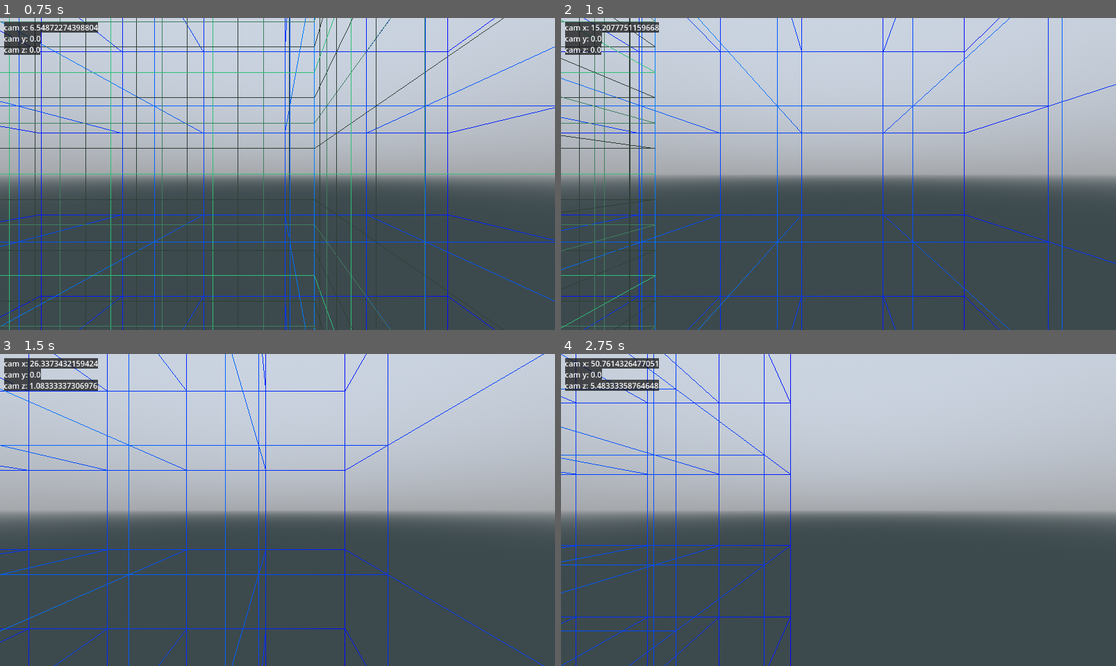
Above: before the commit, frames 1-4 (two rows, left to right).
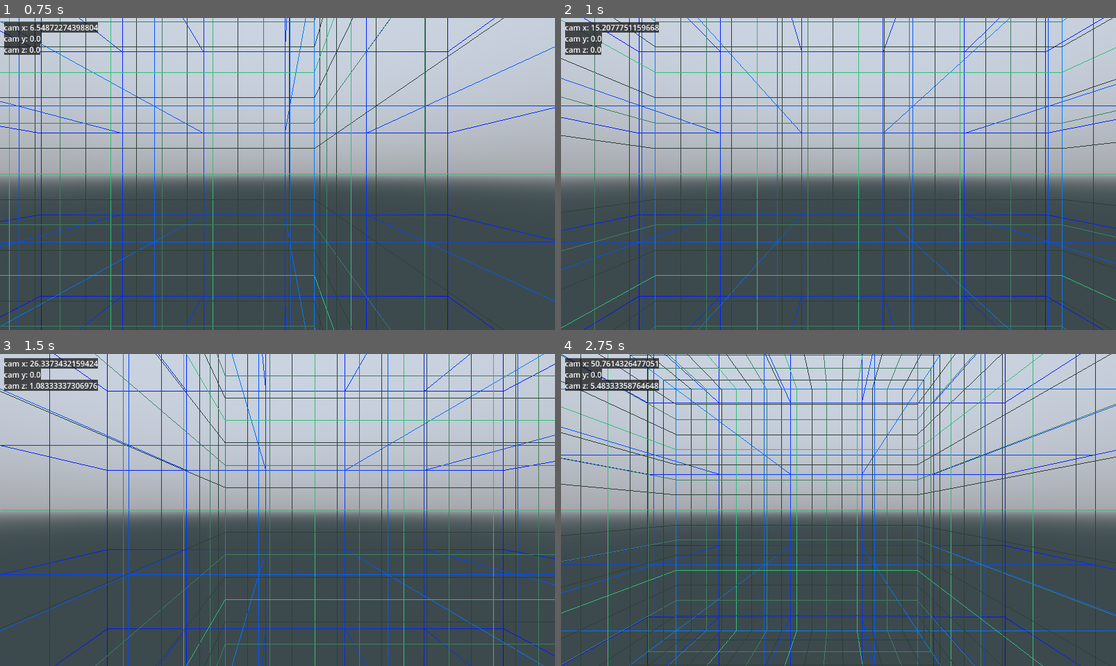
Above: after the commit, the same moments.

Repository: pixerhp/Hatchetflair
Game: Godot game, scene res://topscenes/gameplay_topscene.tscn
Same seed, same stepped clock (60 frames per second), same inputs: the game is played once before the commit and once after it.
Inputs (mouse positions are in pixels of both pictures, inside the frame that each line leads up to):
- Up to frame 1 (0.75 s): tap Enter at 0.5 s; move the mouse to (399, 158) at 0.52 s; hold D (move_right) from 0.53 s (still down); hold Shift (speed_faster) from 0.53 s (still down); click (399, 158) at 0.67 s
- Up to frame 2 (1 s): keep holding D (move_right); keep holding Shift (speed_faster)
- Up to frame 3 (1.5 s): move the mouse to (166, 525) at 1.27 s; release D (move_right) at 1.28 s; release Shift (speed_faster) at 1.28 s; hold S (move_backwards) from 1.28 s (still down); tap Ctrl (speed_slower) at 1.35 s
- Up to frame 4 (2.75 s): move the mouse to (894, 441) at 2.02 s; release S (move_backwards) at 2.03 s; hold D (move_right) from 2.03 s (still down); hold Shift (speed_faster) from 2.03 s (still down)

Frame 1 is identical in both runs. In frame 2, 5.2% of the frame differs, in the area x 0-100%, y 0-100%; in frame 3, 6.3%; in frame 4, 8.8%.

Commit message:
Make chunkborders follow the camera

Diff:
--- a/project.godot
+++ b/project.godot
@@ -89,3 +89,13 @@
 "events": [Object(InputEventKey,"resource_local_to_scene":false,"resource_name":"","device":-1,"window_id":0,"alt_press …(195 unchanged characters)…
 ]
 }
+debug_info={
+"deadzone": 0.2,
+"events": [Object(InputEventKey,"resource_local_to_scene":false,"resource_name":"","device":-1,"window_id":0,"alt_pressed":false,"shift_pressed":false,"ctrl_pressed":false,"meta_pressed":false,"pressed":false,"keycode":0,"physical_keycode":4194336,"key_label":0,"unicode":0,"location":0,"echo":false,"script":null)
+]
+}
+debug_borders={
+"deadzone": 0.2,
+"events": [Object(InputEventKey,"resource_local_to_scene":false,"resource_name":"","device":-1,"window_id":0,"alt_pressed":false,"shift_pressed":false,"ctrl_pressed":false,"meta_pressed":false,"pressed":false,"keycode":0,"physical_keycode":4194337,"key_label":0,"unicode":0,"location":0,"echo":false,"script":null)
+]
+}
--- a/scripts/autoloaded/debug_draw.gd
+++ b/scripts/autoloaded/debug_draw.gd
@@ -22,6 +22,8 @@
 var texts_do_back: bool = true
 var texts_back_color: Color = Color(0.0833, 0.0833, 0.0833, 0.75)
 
+@onready var cam_node: Node = get_tree().current_scene.find_child("FlyCam")
+
 func _ready():
 	process_mode = Node.PROCESS_MODE_ALWAYS
 
@@ -42,9 +44,9 @@
 	chunkborders_mesh_instance.material_override = line_material
 	add_child(chunkborders_mesh_instance)
 
+const chunk_length: int = 16 # (assumes a metrin is length 1.)
 func initialize_chunkborders_arraymesh():
 	const layers: int = 3
-	const chunk_length: int = 16 # (assumes a metrin is length 1.)
 	const grid_close_hue: float = 3.5 / 6.0
 	const grid_color_range: float = 0.5 / 6.0
 	const metrin_lines_color: Color = Color.SPRING_GREEN
@@ -143,7 +145,6 @@
 						(8 * (chunk_length - 1))])
 						ind_i += 1
 					vert_i += 1
-				print("y: ", verts[vert_i])
 			elif (i == 4) or (i == 5) or (i == 6) or (i == 7): # z row
 				for j in range(1, chunk_length, 1):
 					verts[vert_i] = Vector3(
@@ -160,7 +161,6 @@
 						(2 * (chunk_length - 1))])
 						ind_i += 1
 					vert_i += 1
-				print("z: ", verts[vert_i])
 
 
 
@@ -220,6 +220,15 @@
 		draw_lines()
 	canvas_item.queue_redraw()
 
+var move_chunkborders_with_cam: bool = true
+func _physics_process(_delta):
+	if move_chunkborders_with_cam:
+		chunkborders_mesh_instance.position = (
+			floor((cam_node.position +
+			Vector3(float(chunk_length)/2.0, float(chunk_length)/2.0, float(chunk_length)/2.0)) /
+			float(chunk_length)) * float(chunk_length)
+		)
+
 func draw_chunk_borders():
 	immediate_mesh.surface_begin(Mesh.PRIMITIVE_LINES)
 	#immediate_mesh.surface_set_color(Color(1, 0, 0))
--- a/topscenes/gameplay_topscene.tscn
+++ b/topscenes/gameplay_topscene.tscn
@@ -27,6 +27,7 @@
 transform = Transform3D(-4.37114e-08, -0.841511, 0.54024, 0, 0.54024, 0.841511, -1, 3.67836e-08, -2.36147e-08, 0, 0, 0)
 
 [node name="FlyCam" type="Camera3D" parent="."]
+unique_name_in_owner = true
 script = ExtResource("1_3dqie")
 
 [node name="CenterSphere" type="MeshInstance3D" parent="."]
